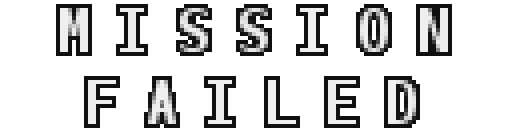
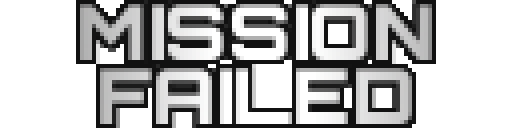
The second 512 × 128 image is a revision of the first. Changes to its layers:
added layer "Layer #4" above "Layer #2" over (x1=80, y1=4, x2=432, y2=124)
added layer "Layer #1" above "Layer #3" over (x1=76, y1=0, x2=436, y2=128)
hid "MISSION ..." over (x1=60, y1=8, x2=448, y2=124)
hid "Layer" over (x1=56, y1=4, x2=452, y2=128)
